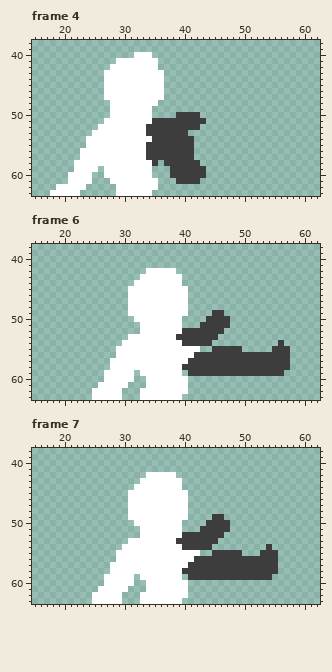
Edited in one commit: pixel-art file (src/Unity/Fighters/Assets/Art/Sprites/Animations/crouchkick.aseprite). Above, as it was before the edit.
64x64 pixels, 13 frames. Shown: frame 4: x 15..62, y 38..63; frame 6: x 15..62, y 38..63; frame 7: x 15..62, y 38..63. The commit also changed other frames, which this record leaves out.
The result:
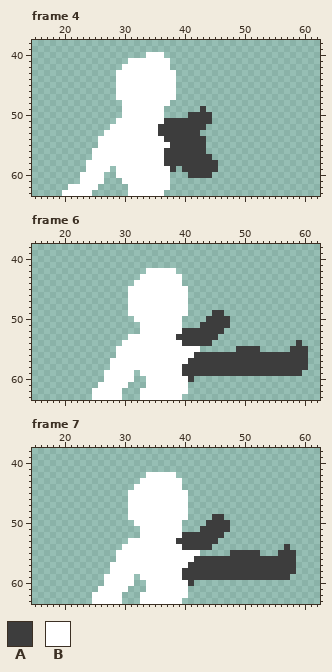
Palette (. is transparent): A #3d3d3d  B #ffffff
The edit:
Frame 4, layer "Layer 1":
y 40: x 32..33 BB -> ..; x 35..36 .. -> BB
y 41: x 29..30 BB -> ..; x 36..37 .. -> BB
y 42: x 28..29 BB -> ..; x 36..37 .. -> BB
y 43..47: x 27..28 BB -> ..; x 37..38 .. -> BB
y 48: x 28..29 BB -> ..; x 36..37 .. -> BB
y 49: x 28..29 BB -> ..; x 35..36 .. -> BB; x 43 . -> A
y 50: x 28..29 BB -> ..; x 35..36 .. -> BB; x 39..40 AA -> ..; x 43..44 .. -> AA
y 51: x 27..28 BB -> ..; x 35..36 AA -> BB; x 44 . -> A
y 52: x 26..27 BB -> ..; x 34..35 AA -> BB; x 43 . -> A
y 53: x 25..26 BB -> ..; x 34..35 AA -> BB; x 41..42 .. -> AA
y 54: x 24..25 BB -> ..; x 35..36 AA -> BB; x 42..43 .. -> AA
y 55: x 24..25 BB -> ..; x 34..37 AAAA -> BBBB; x 42..43 .. -> AA
y 56: x 23..24 BB -> ..; x 34..36 AAA -> BBB; x 42..43 .. -> AA
y 57: x 23..24 BB -> ..; x 34..36 AAA -> BBB; x 42..44 ... -> AAA
y 58: x 22..23 BB -> ..; x 35..36 A. -> BB; x 43..45 ... -> AAA
y 59: x 22..23 BB -> ..; x 26 . -> B; x 28 B -> .; x 35..37 ... -> BBB; x 39 A -> .; x 44..45 .. -> AA
y 60: x 21..22 BB -> ..; x 25..28 ..BB -> BB..; x 35..40 ...AAA -> BBB...; x 44 . -> A
y 61: x 21..22 BB -> ..; x 25..26 .. -> BB; x 28..29 BB -> ..; x 36..37 .. -> BB; x 39..42 AAAA -> ....
y 62: x 19..20 BB -> ..; x 24..25 .. -> BB; x 29..30 BB -> ..; x 36..37 .. -> BB
y 63: x 18..19 BB -> ..; x 23..24 .. -> BB; x 29..30 BB -> ..; x 35..36 .. -> BB
Frame 6, layer "Layer 1":
y 54: x 56 A -> .; x 59 . -> A
y 55: x 45..48 AAAA -> ....; x 50..52 ... -> AAA; x 55..60 AAA... -> ...AAA
y 56..58: x 58..60 ... -> AAA
y 59: x 40 . -> A; x 57..59 ... -> AAA
y 60: x 41 . -> A
Frame 7, layer "Layer 1":
y 54: x 54 A -> .; x 57 . -> A
y 55: x 45..47 AAA -> ...; x 50..58 ...AAA... -> AAA...AAA
y 56..58: x 56..58 ... -> AAA
y 59: x 40 . -> A; x 55..57 ... -> AAA
y 60: x 41 . -> A
Where, in picture pixels (left, top, right, bottom), the same in both pictures:
changed: (50, 52, 218, 196)
changed: (212, 340, 308, 376)
added: (182, 370, 194, 382)
changed: (212, 544, 296, 580)
added: (182, 574, 194, 586)
